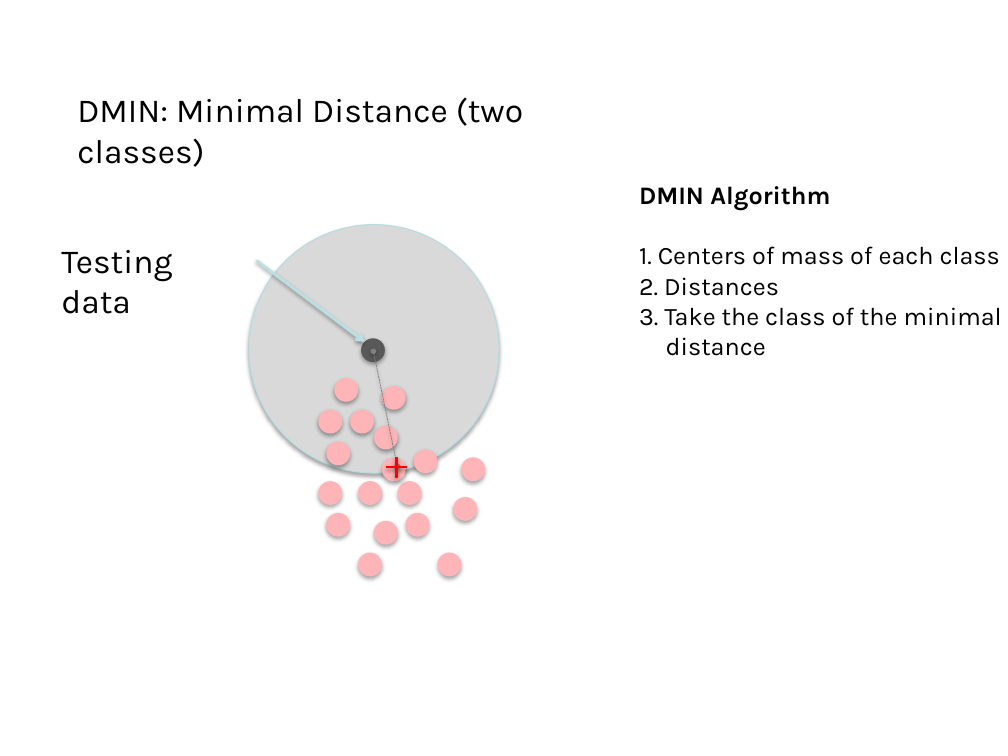
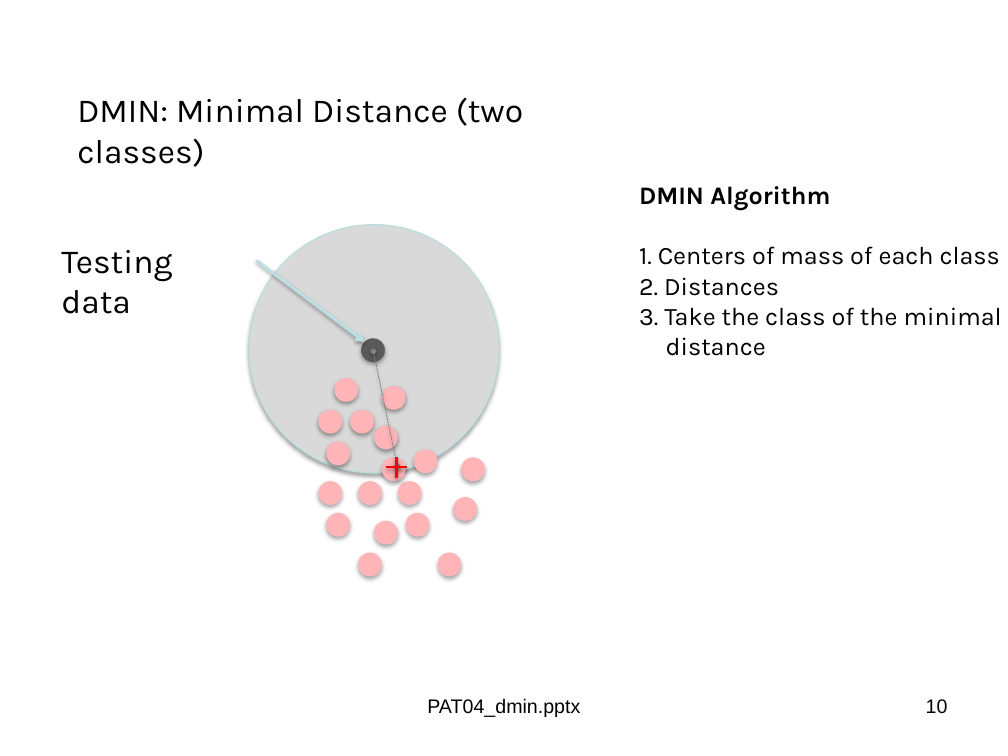
Before and after one commit to domingomery/patrones, a slide deck: slide 10 of clases/Cap04_Clasificacion/presentations/PAT04_dmin.pptx. Drawn at 1008x756 pixels with LibreOffice and Linux fonts; fonts in the diff are those of the drawing. Boxes give left, top, right and bottom in pixels: in the first picture for what was removed or moved away, otherwise in the second. Text is boxed around its words. In the diff, an @@ line names an element or a change of style, - is before the commit and + after.

```diff
--- a/clases/Cap04_Clasificacion/presentations/PAT04_dmin.pptx
+++ b/clases/Cap04_Clasificacion/presentations/PAT04_dmin.pptx
@@ text added at [427, 698, 580, 717], 14 pt, text #000000 @@
+PAT04_dmin.pptx
@@ page number added at [926, 699, 948, 714], 14 pt, text #000000 @@
+10
```
Also in this commit, not shown: 10 other slides changed, 1 slide added, 51 other files.
